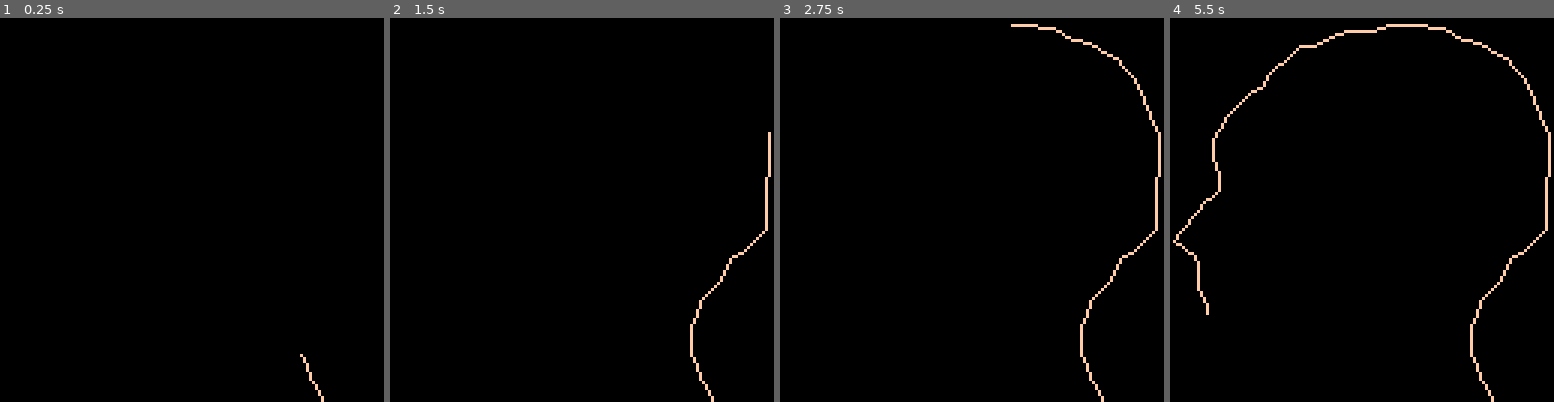
Above: before the commit, frames 1-4 (left to right).
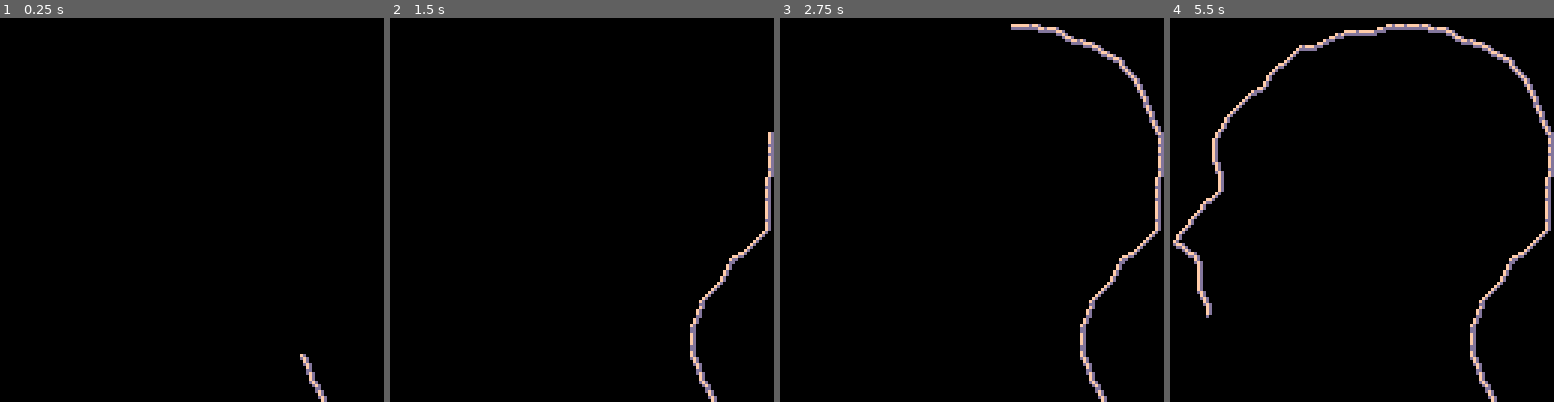
Above: after the commit, the same moments.

Repository: hypp/ld48
Game: PICO-8 cartridge carts/ld48.p8
The game is run twice, just before and just after one commit, with the same random seed, the same clock (stepped at 60 frames per second) and the same inputs.
Inputs:
- Up to frame 1 (0.25 s): no input
- Up to frame 2 (1.5 s): tap X (X key) at 0.33, 1.07 s; tap O (Z key) at 0.7 s
- Up to frame 3 (2.75 s): hold Right 1.6-2.1 s; tap O (Z key) at 1.7, 2.1, 2.5 s; tap X (X key) at 1.85 s; hold Up 2.15-2.42 s; hold Right from 2.47 s (still down)
- Up to frame 4 (5.5 s): tap O (Z key) every 0.4 s from 2.9 to 5.3 s; tap X (X key) at 2.97, 4.08, 5.2 s; release Right at 3.03 s; hold Left 3.08-3.58 s; hold Down 3.63-3.97 s; hold Right 4.02-4.68 s; hold Up 4.73-5.03 s; hold Left from 5.08 s (still down)

The runs differ from the first frame. In frame 1, 0.2% of the frame differs, in the area x 78-86%, y 87-100%; in frame 2, 0.7%; in frame 3, 1.3%; in frame 4, 2.2%, in the area x 0-100%, y 1-100%.

Commit message:
add intro

Diff:
--- a/carts/ld48.p8
+++ b/carts/ld48.p8
@@ -848,6 +848,26 @@
     music(-1)
     intro = {}
     intro.current_point = 0
+    intro.start_y = 50
+    intro.current_y = intro.start_y
+    intro.msg_counter = 0
+    intro.msgs = {
+        "Deeper and Deeper",
+        "a game for Ludum Dare 48",
+        "by Mathias Olsson",
+        "EXPLORE THE LABYRINTHS OF",
+        "THE HUMAN MIND",
+        "GO DEEPER AND DEEPER",
+        "MAKE FREUD PROUD AGAIN",
+        "controls:",
+        "forward with ⬆️",
+        "backward with ⬇️",
+        "turn left with ⬅️",
+        "turn right with ➡️",
+        "show map with ❎",
+        "fire with 🅾️",
+        "press ❎ to start",
+    }
 
     current_state = state_play_intro
 end
@@ -855,6 +875,10 @@
 function intro_update()
     if intro.current_point < #skull-2 then
         intro.current_point += 1
+    else
+        if intro.msg_counter >= #intro.msgs then
+            intro.msg_counter -= #intro.msgs
+        end
     end
 end
 
@@ -865,8 +889,36 @@
         y1 = skull[i+1]
         x2 = skull[i+2]
         y2 = skull[i+3]
+        line(x1+1,y1,x2+1,y2,13)
+        line(x1,y1+1,x2,y2+1,13)
         line(x1,y1,x2,y2,15)
     end
+
+    if intro.current_point == #skull-2 then
+        -- show the labyrinth
+        sp = 72
+        sx, sy = (sp % 16) * 8, (sp \ 16) * 8
+        sw = 6*8
+        sh = 4*8
+        dw = sw
+        dh = sh
+        sspr(sx, sy, sw, sh, 50, 14, dw, dh)
+
+        idx = 1+flr(intro.msg_counter)
+        msg = intro.msgs[idx]
+        y = intro.current_y
+        x = (screen_width-#msg*4)/2
+        print(msg,x,y,3)
+
+        intro.current_y += 1
+        if intro.current_y > screen_height then
+            intro.current_y = intro.start_y
+            intro.msg_counter += 1
+        end
+
+    end
+
+
 
 end
 
Not shown, changed: 48 lines of the sprite sheet (__gfx__) section of carts/ld48.p8
